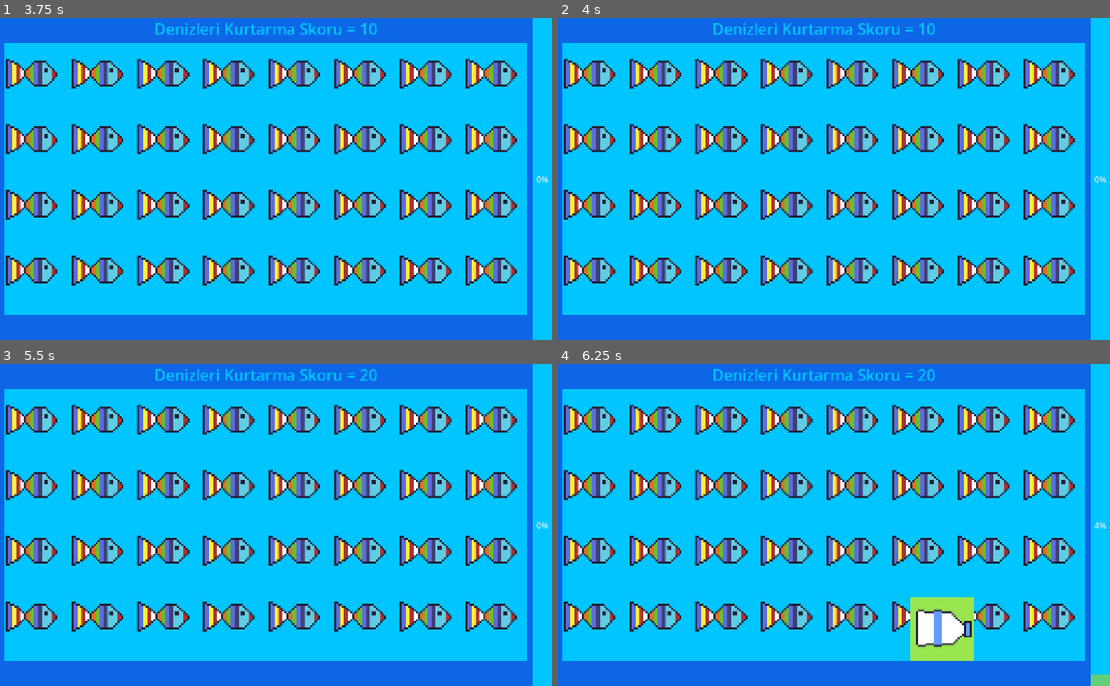
Above: before the commit, frames 1-4 (two rows, left to right).
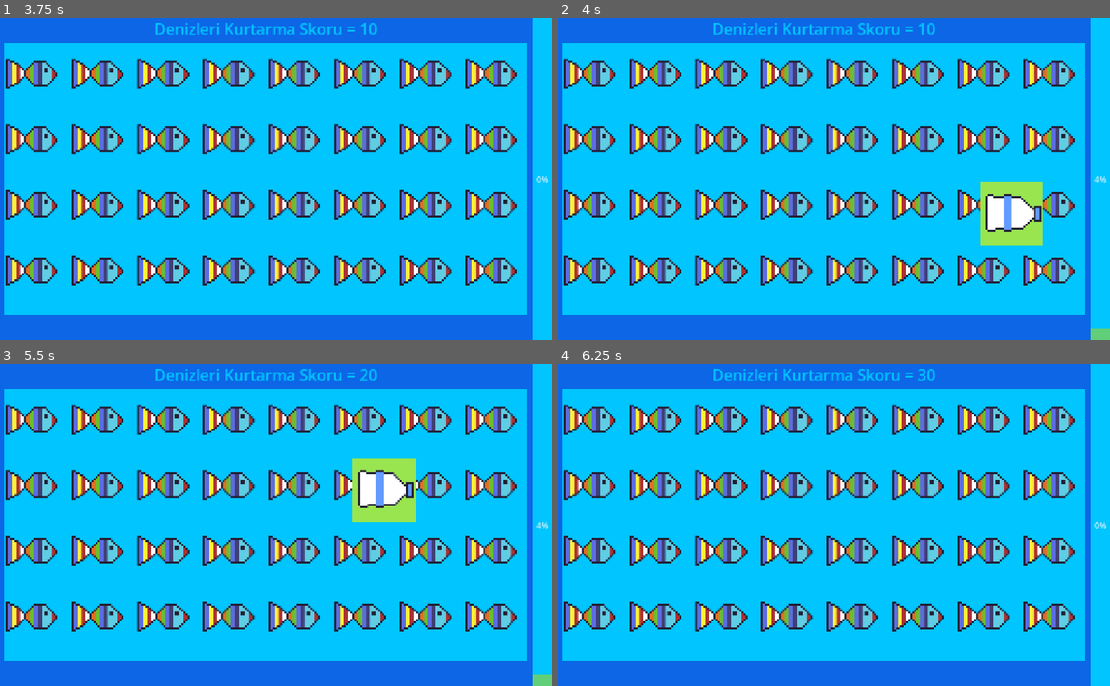
Above: after the commit, the same moments.

Repository: Kuro-Tie/deniz-kurtarma-operasyonu
Game: Godot game, scene res://Sahneler/ana.tscn
The game is run twice, just before and just after one commit, with the same random seed, the same clock (stepped at 60 frames per second) and the same inputs.
Inputs (mouse positions are in pixels of both pictures, inside the frame that each line leads up to; where the layout moved, square brackets give the same spot in the first picture):
- Up to frame 1 (3.75 s): tap Enter at 0.5, 2 s; tap Space at 1.25, 3.5 s; click (176, 214) at 2.75 s
- Up to frame 2 (4 s): no input
- Up to frame 3 (5.5 s): click (452, 560) [104, 421] at 4.25 s; tap Enter at 5 s
- Up to frame 4 (6.25 s): click (944, 489) at 5.77 s

Frame 1 is identical in both runs. In frame 2, 2.4% of the frame differs, in the area x 76-100%, y 49-100%; in frame 3, 2.4%; in frame 4, 2.4%, in the area x 63-100%, y 2-100%.

Commit message:
Zorluk eklendi

Diff:
--- a/Kodlar/canvas_layer.gd
+++ b/Kodlar/canvas_layer.gd
@@ -14,10 +14,10 @@
 func _process(_delta):
 	Skor.text = "Denizleri Kurtarma Skoru = " + str(SkorVeBar.skor)
 	kirlilikbar.value = SkorVeBar.yuzde
-	if SkorVeBar.yuzde == 2:
-		_sahneyenile()
+	if SkorVeBar.yuzde == 15:
+		_sahnedegistir()
 
-func _sahneyenile():
+func _sahnedegistir():
 	SkorVeBar.yuzde = 0
 	get_tree().change_scene_to_file("res://Sahneler/skor_tablo.tscn")
 
@@ -41,3 +41,7 @@
 
 		secilen_yuva.add_child(yeni_sise)
 	SkorVeBar.yuzde += 1
+	olusturucu_timer.stop()
+	olusturucu_timer.wait_time = randf_range(0.1,3.0)
+	print(olusturucu_timer.wait_time)
+	olusturucu_timer.start()
--- a/Kodlar/skor_tablo.gd
+++ b/Kodlar/skor_tablo.gd
@@ -7,7 +7,7 @@
 	mevcut_skor = SkorVeBar.skor
 	if mevcut_skor > SkorVeBar.en_yuksek_skor:
 		SkorVeBar.en_yuksek_skor = mevcut_skor
-	skortablosu.text = "En Yüksek Skor = " + str(SkorVeBar.skor)
+	skortablosu.text = "En Yüksek Skor = " + str(SkorVeBar.en_yuksek_skor)
 
 
 
